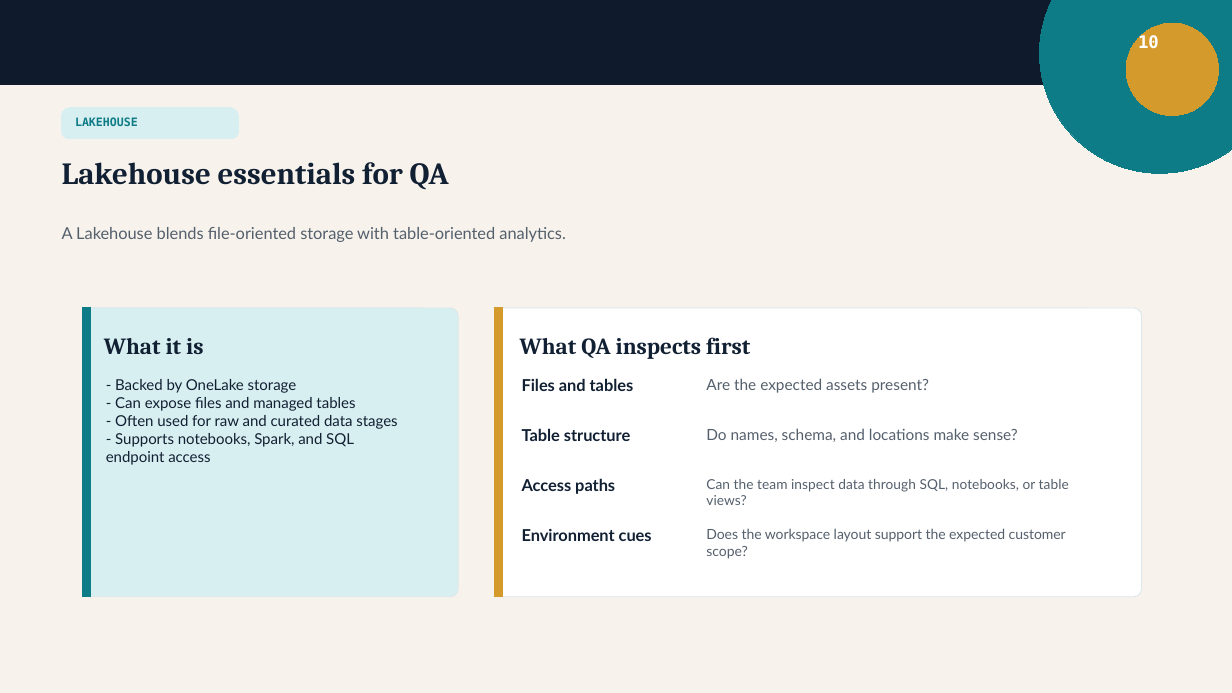
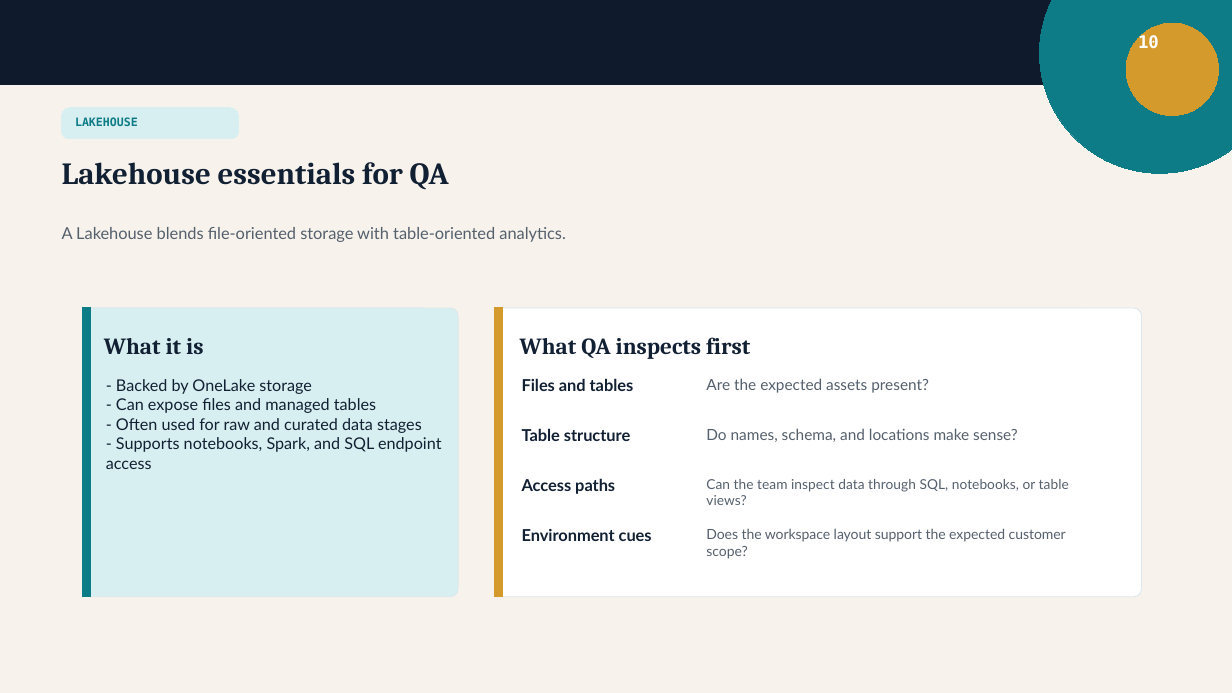
Before and after one commit to krish1711/MS-Fabric-QA-Training, a slide deck: slide 10 of Module 1/Module 1.pptx. Drawn at 1232x693 pixels with LibreOffice and Linux fonts; fonts in the diff are those of the drawing. Boxes give left, top, right and bottom in pixels: in the first picture for what was removed or moved away, otherwise in the second. Text is boxed around its words. In the diff, an @@ line names an element or a change of style, - is before the commit and + after.

```diff
--- a/Module 1/Module 1.pptx
+++ b/Module 1/Module 1.pptx
@@ text "- Backed by OneLake storage" at box(106, 379, 441, 469): size 11.7 to 12.6 pt @@
```
Also in this commit, not shown: 4 other slides changed, 5 other files.
